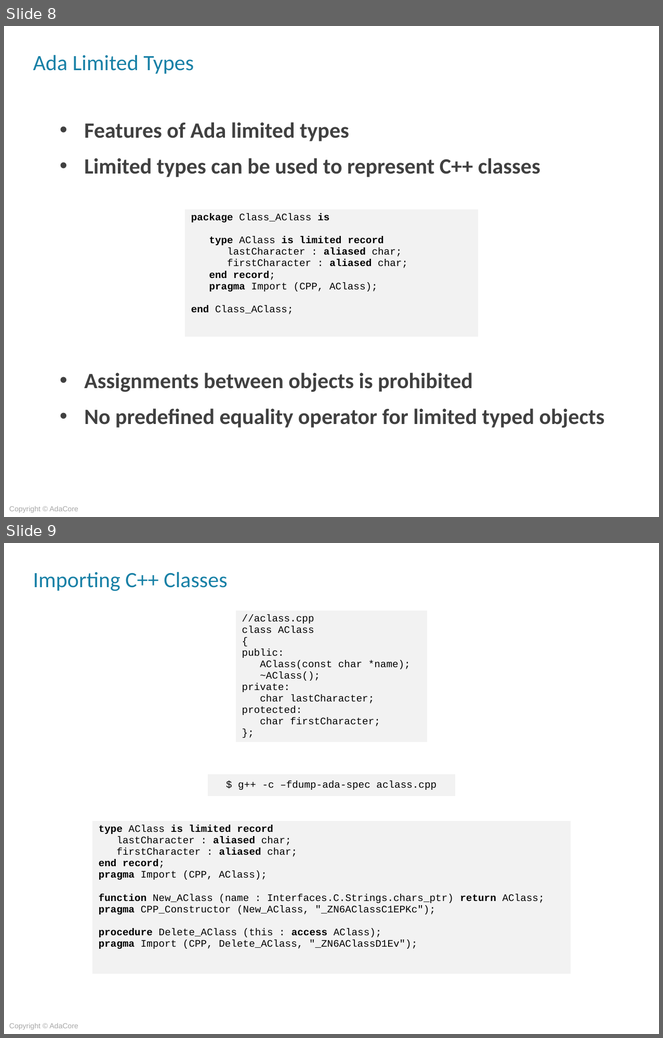
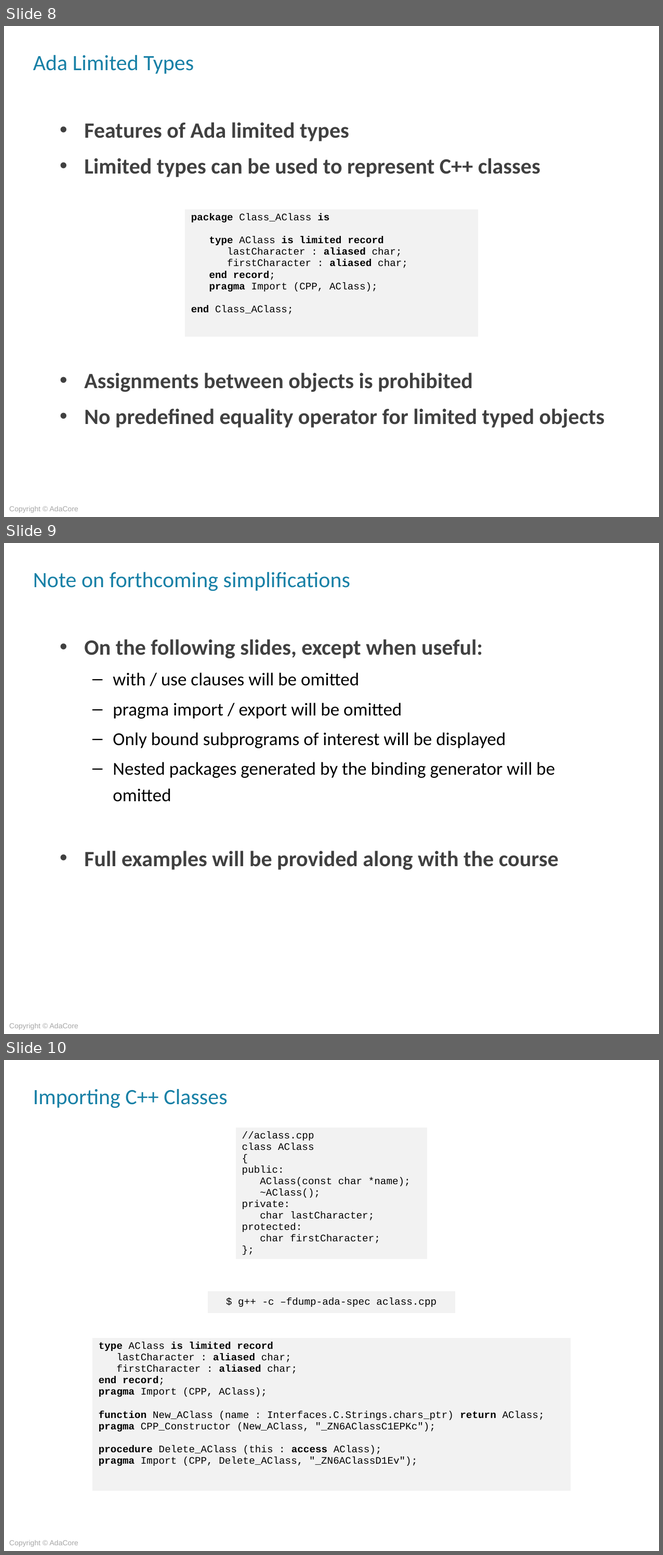
Before and after one commit to AdaCoreU/Courses, a slide deck: lectures/04_Mixed_Language_Programming_In_Ada/03_Ada_and_C++/Slides/03_Ada_and_C++.pptx. Shown one above the other, each under a label of ours: slides 8 and 9 before the commit, slides 8, 9 and 10 after it. The pictures are 663x1038 and 663x1555 pixels, drawn with LibreOffice and Linux fonts; fonts in the diff are those of the drawing; background and template pictures are left out. Boxes give left, top, right and bottom in pixels: in the first picture for what was removed or moved away, otherwise in the second. Text is boxed around its words. In the diff, an @@ line names an element or a change of style, - is before the commit and + after.

```diff
--- a/lectures/04_Mixed_Language_Programming_In_Ada/03_Ada_and_C++/Slides/03_Ada_and_C++.pptx
+++ b/lectures/04_Mixed_Language_Programming_In_Ada/03_Ada_and_C++/Slides/03_Ada_and_C++.pptx
@@ slide 9 added at (4, 543, 659, 1034), background picture (left out); not listed: 1 template element that a slide beside it also shows @@
@@ title added at (33, 572, 350, 591), 24 pt, text #1780A6 @@
+Note on forthcoming simplifications
@@ text added at (84, 639, 559, 870), 20 pt, text #000000 @@
+• On the following slides, except when useful:
+  – with / use clauses will be omitted
+  – pragma import / export will be omitted
+  – Only bound subprograms of interest will be displayed
+  – Nested packages generated by the binding generator will be omitted
+• Full examples will be provided along with the course
@@ what was slide 9 is now slide 10 @@
```
Also in this commit, not shown: 8 other slides added, 7 slides removed, 1 other file.
